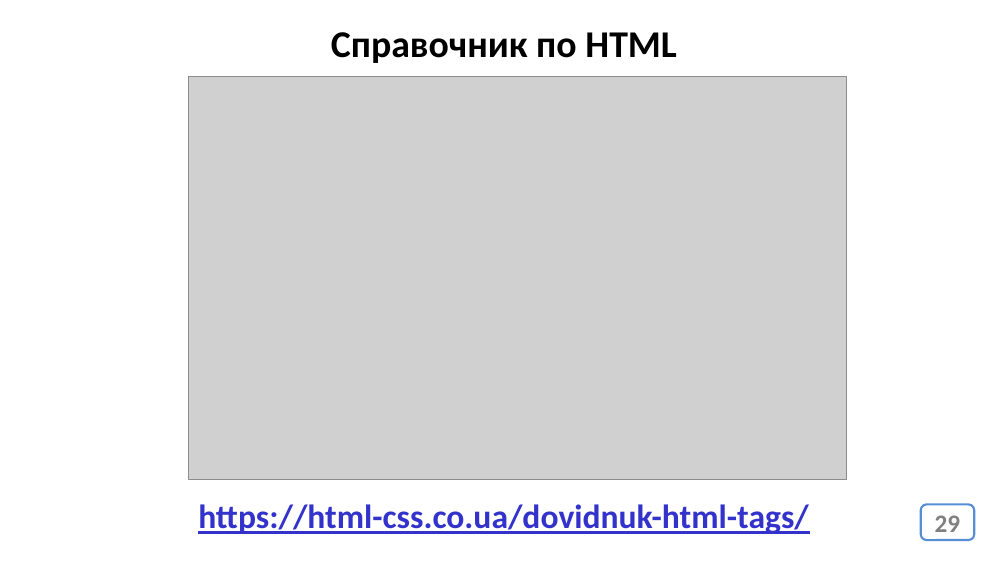
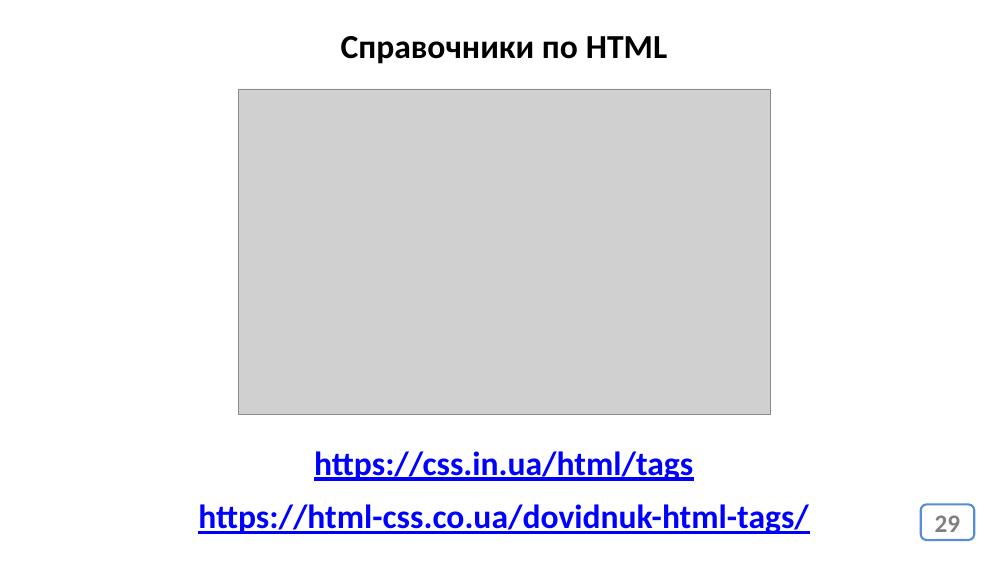
Before and after one commit to web45-ortdnipro/lesson01, a slide deck: slide 29 of lesson01.pptx. Drawn at 1008x567 pixels with LibreOffice and Linux fonts; fonts in the diff are those of the drawing; grey boxes stand for pictures. Boxes give left, top, right and bottom in pixels: in the first picture for what was removed or moved away, otherwise in the second. Text is boxed around its words. In the diff, an @@ line names an element or a change of style, - is before the commit and + after.

```diff
--- a/lesson01.pptx
+++ b/lesson01.pptx
@@ text at box(341, 36, 667, 64): text changed; size 36 to 32 pt @@
-Справочник по HTML
+Справочники по HTML
@@ picture: place and size @@
-picture at box(188, 77, 846, 479)
+picture at box(238, 89, 771, 415)
@@ text added at box(314, 451, 693, 481), 32 pt, text #0000FF, bold, underline @@
+https://css.in.ua/html/tags
@@ text "https://html-css.co.ua/dovidnuk-html-tags/" at box(198, 504, 809, 534): text colour #3333CC to #0000FF @@
```
Also in this commit, not shown: 1 other file.
